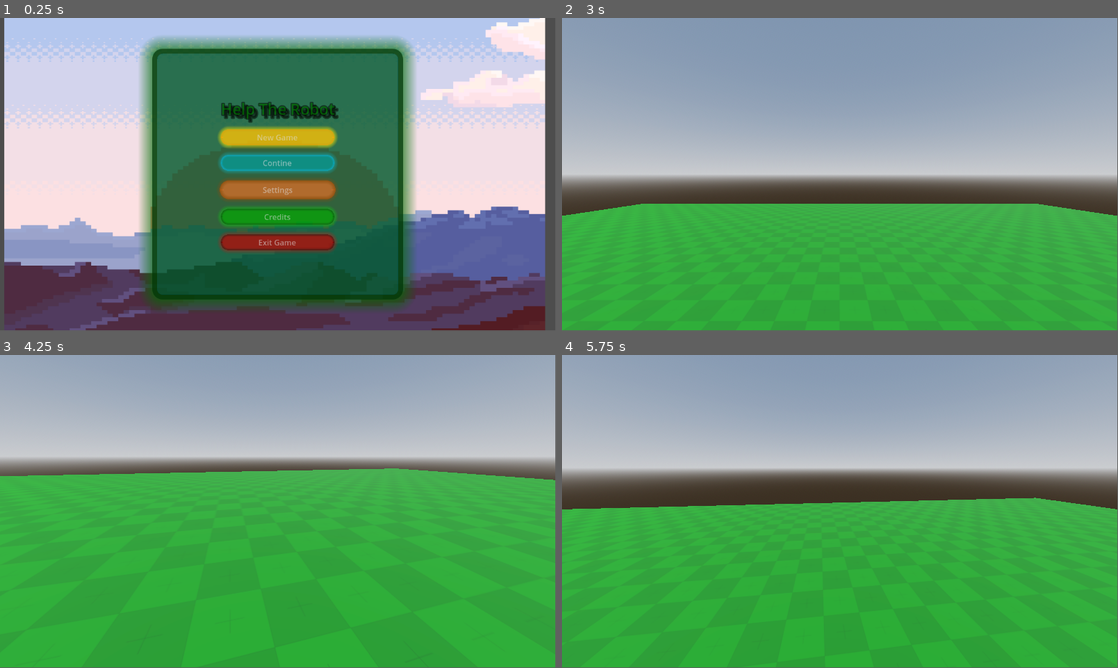
Above: before the commit, frames 1-4 (two rows, left to right).
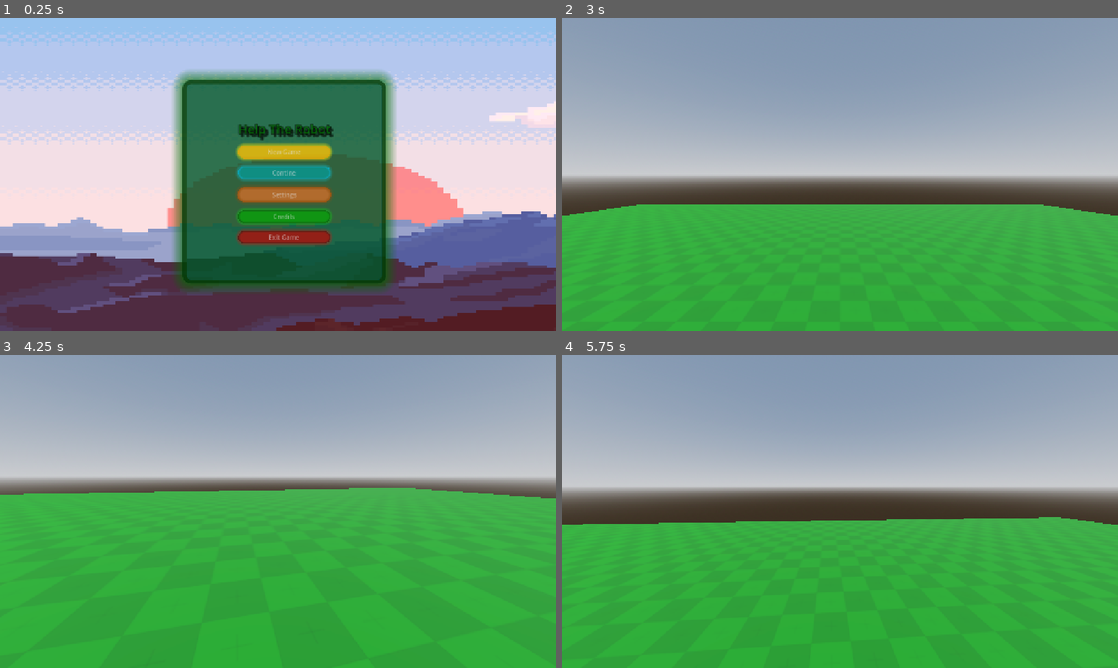
Above: after the commit, the same moments.

Repository: gamedeveloper1050/Help-The-Robot
Game: Godot game, scene res://scenes/main_menu.tscn
Two runs of this game, one before a commit and one after it. Both use one fixed random seed, a clock stepped at 60 frames per second and the inputs below.
Inputs (mouse positions are in pixels of both pictures, inside the frame that each line leads up to):
- Up to frame 1 (0.25 s): no input
- Up to frame 2 (3 s): click "Contine" at 0.5 s; click "Settings" at 1.25 s; click "Credits" at 2 s; click "New Game" at 2.75 s
- Up to frame 3 (4.25 s): tap Enter at 3.5 s; move the mouse to (305, 508) at 3.52 s; hold W (move_up) from 3.53 s (still down); tap Ctrl (crouch) at 3.6 s; tap Space (jump) at 3.77 s
- Up to frame 4 (5.75 s): keep holding W (move_up); move the mouse to (812, 511) at 4.27 s; tap Shift (sprint) at 4.35 s; tap Space (jump) at 4.52 s; move the mouse to (851, 505) at 5.02 s; tap Ctrl (crouch) at 5.1 s
In our replay, the window is 799x449 before the commit and 800x450 after it. These sizes can differ from the game's own. Grey fills any space a smaller window leaves; there, only what the larger window draws over its background counts as a difference.

The runs differ from the first frame. In frame 1, 52% of the frame differs, in the area x 0-100%, y 0-100%; in frame 2, 0.3%; in frame 3, 11%; in frame 4, 15%.

Commit message:
improve main menu by adding sound and configer project settings

Diff:
--- a/project.godot
+++ b/project.godot
@@ -13,11 +13,20 @@
 config/name="Help The Robot"
 run/main_scene="uid://cxs6bfagn8el0"
 config/features=PackedStringArray("4.5", "Forward Plus")
+boot_splash/bg_color=Color(0, 0, 0, 1)
 config/icon="res://icon.svg"
 
 [autoload]
 
 Global="*res://scripts/Global.gd"
+
+[display]
+
+window/size/viewport_width=1280
+window/size/viewport_height=720
+window/size/mode=3
+window/stretch/mode="canvas_items"
+window/stretch/aspect="expand"
 
 [global_group]
 
--- a/scenes/Prototype.tscn
+++ b/scenes/Prototype.tscn
@@ -1,9 +1,10 @@
-[gd_scene load_steps=10 format=3 uid="uid://c31b2ysrb7fxa"]
+[gd_scene load_steps=11 format=3 uid="uid://c31b2ysrb7fxa"]
 
 [ext_resource type="Texture2D" uid="uid://dhvol3wn8ajr" path="res://assets/Kenny Prototype Asset/PNG/Green/texture_10.png" id="1_lfwbl"]
 [ext_resource type="PackedScene" uid="uid://cq42xm0k5kjpl" path="res://scenes/player.tscn" id="2_lfwbl"]
 [ext_resource type="PackedScene" uid="uid://clgw38fom0c3r" path="res://scenes/enemy_1.tscn" id="4_2m8wc"]
 [ext_resource type="PackedScene" uid="uid://c6juisul57b5p" path="res://scenes/the_robot.tscn" id="4_ldc7h"]
+[ext_resource type="AudioStream" uid="uid://d21l13dmj0xkc" path="res://assets/sounds/alex-productions-epic-cinematic-trailer-elite(chosic.com).mp3" id="5_2m8wc"]
 
 [sub_resource type="ProceduralSkyMaterial" id="ProceduralSkyMaterial_s4813"]
 sky_horizon_color = Color(0.66224277, 0.6717428, 0.6867428, 1)
@@ -53,3 +54,7 @@
 
 [node name="Base Enemy" parent="." instance=ExtResource("4_2m8wc")]
 transform = Transform3D(1, 0, 0, 0, 1, 0, 0, 0, 1, 0, 1, 5)
+
+[node name="AudioStreamPlayer" type="AudioStreamPlayer" parent="."]
+stream = ExtResource("5_2m8wc")
+autoplay = true
--- a/scenes/main_menu.tscn
+++ b/scenes/main_menu.tscn
@@ -1,7 +1,8 @@
-[gd_scene load_steps=17 format=3 uid="uid://cxs6bfagn8el0"]
+[gd_scene load_steps=18 format=3 uid="uid://cxs6bfagn8el0"]
 
 [ext_resource type="Script" uid="uid://dm14rsw0vaykr" path="res://scripts/main_menu.gd" id="1_l6cm7"]
 [ext_resource type="Texture2D" uid="uid://cortiirnb2sfr" path="res://assets/sprites/sky.png" id="2_ekxnf"]
+[ext_resource type="AudioStream" uid="uid://cn85qajc4fwx1" path="res://assets/robot/game-music-teste-1-204326.mp3" id="3_bqqt6"]
 
 [sub_resource type="StyleBoxFlat" id="StyleBoxFlat_vue75"]
 bg_color = Color(0, 0.29411766, 0.2509804, 0.5137255)
@@ -231,9 +232,18 @@
 grow_vertical = 2
 script = ExtResource("1_l6cm7")
 
-[node name="Sky" type="Sprite2D" parent="."]
-position = Vector2(570.25, 342)
-scale = Vector2(1.1226226, 0.76581264)
+[node name="Sky" type="TextureRect" parent="."]
+layout_mode = 1
+anchors_preset = -1
+anchor_right = 1.1500001
+anchor_bottom = 1.2320001
+offset_left = -103.99999
+offset_top = -100.0
+offset_right = -369.74292
+offset_bottom = 350.66394
+grow_horizontal = 2
+grow_vertical = 2
+scale = Vector2(1.3653654, 0.7145717)
 texture = ExtResource("2_ekxnf")
 
 [node name="PanelContainer" type="PanelContainer" parent="."]
@@ -254,7 +264,6 @@
 [node name="MarginContainer" type="MarginContainer" parent="PanelContainer"]
 custom_minimum_size = Vector2(500, 500)
 layout_mode = 2
-tooltip_text = "hi"
 
 [node name="VBoxContainer" type="VBoxContainer" parent="PanelContainer/MarginContainer"]
 modulate = Color(1, 1, 1, 0.5294118)
@@ -271,6 +280,7 @@
 
 [node name="New Game" type="Button" parent="PanelContainer/MarginContainer/VBoxContainer"]
 layout_mode = 2
+tooltip_text = "New Game"
 theme_override_styles/normal = SubResource("StyleBoxFlat_l6cm7")
 theme_override_styles/pressed = SubResource("StyleBoxFlat_ekxnf")
 theme_override_styles/hover = SubResource("StyleBoxFlat_ekxnf")
@@ -278,6 +288,7 @@
 
 [node name="Contine" type="Button" parent="PanelContainer/MarginContainer/VBoxContainer"]
 layout_mode = 2
+tooltip_text = "Contine"
 theme_override_styles/normal = SubResource("StyleBoxFlat_bqqt6")
 theme_override_styles/pressed = SubResource("StyleBoxFlat_wu84c")
 theme_override_styles/hover = SubResource("StyleBoxFlat_wu84c")
@@ -285,6 +296,7 @@
 
 [node name="Settings" type="Button" parent="PanelContainer/MarginContainer/VBoxContainer"]
 layout_mode = 2
+tooltip_text = "Settings"
 theme_override_styles/normal = SubResource("StyleBoxFlat_8ln24")
 theme_override_styles/pressed = SubResource("StyleBoxFlat_rtw2f")
 theme_override_styles/hover = SubResource("StyleBoxFlat_rtw2f")
@@ -292,6 +304,7 @@
 
 [node name="Credits" type="Button" parent="PanelContainer/MarginContainer/VBoxContainer"]
 layout_mode = 2
+tooltip_text = "Credits"
 theme_override_styles/normal = SubResource("StyleBoxFlat_oa1go")
 theme_override_styles/pressed = SubResource("StyleBoxFlat_tbmy8")
 theme_override_styles/hover = SubResource("StyleBoxFlat_jk1qb")
@@ -299,10 +312,19 @@
 
 [node name="Exit Game" type="Button" parent="PanelContainer/MarginContainer/VBoxContainer"]
 layout_mode = 2
+tooltip_text = "Exit Game"
 theme_override_styles/normal = SubResource("StyleBoxFlat_5dd4i")
 theme_override_styles/pressed = SubResource("StyleBoxFlat_lgwnu")
 theme_override_styles/hover = SubResource("StyleBoxFlat_flqon")
 text = "Exit Game"
+
+[node name="Camera2D" type="Camera2D" parent="."]
+position = Vector2(624, 341)
+zoom = Vector2(0.9, 0.9)
+
+[node name="AudioStreamPlayer" type="AudioStreamPlayer" parent="."]
+stream = ExtResource("3_bqqt6")
+autoplay = true
 
 [connection signal="pressed" from="PanelContainer/MarginContainer/VBoxContainer/New Game" to="." method="_on_new_game_pressed"]
 [connection signal="pressed" from="PanelContainer/MarginContainer/VBoxContainer/Contine" to="." method="_on_contine_pressed"]
Not shown, added: assets/robot/alex-productions-epic-cinematic-trailer-elite(chosic.com).mp3.import
Not shown, added: assets/robot/game-music-teste-1-204326.mp3.import
Not shown, added: assets/sounds/alex-productions-epic-cinematic-trailer-elite(chosic.com).mp3.import
Not shown, added: assets/sounds/game-music-teste-1-204326.mp3.import
Not shown, added: assets/robot/alex-productions-epic-cinematic-trailer-elite(chosic.com).mp3
Not shown, added: assets/robot/game-music-teste-1-204326.mp3
Not shown, added: assets/sounds/alex-productions-epic-cinematic-trailer-elite(chosic.com).mp3
Not shown, added: assets/sounds/game-music-teste-1-204326.mp3
